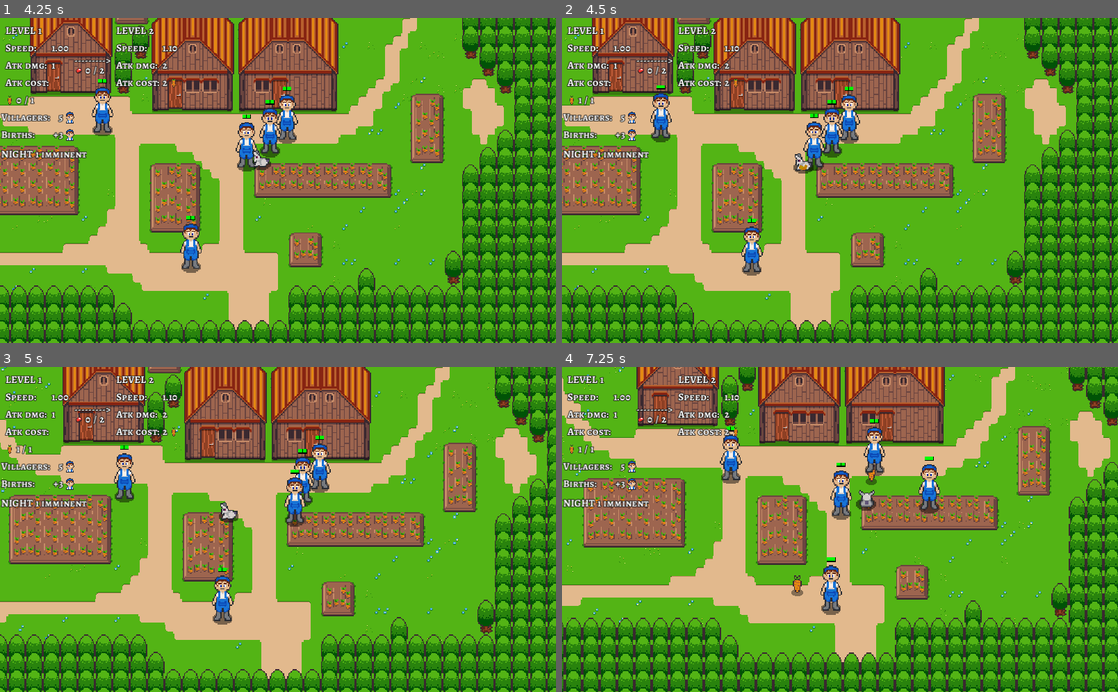
Above: before the commit, frames 1-4 (two rows, left to right).
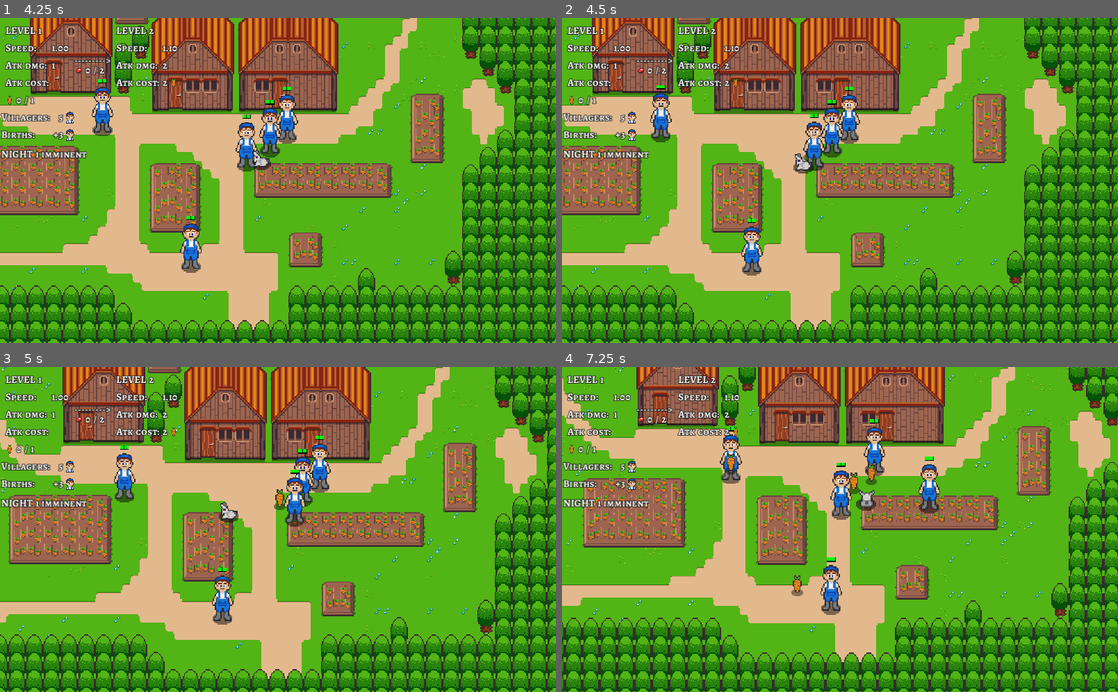
Above: after the commit, the same moments.

Repository: axerosh/rabbit-rampage
Game: Godot game, scene res://level2.tscn
The game is run twice, just before and just after one commit, with the same random seed, the same clock (stepped at 60 frames per second) and the same inputs.
Inputs:
- Up to frame 1 (4.25 s): tap Enter at 0.5 s; hold D (move_right) 0.53-1.28 s; tap Space (attack) every 0.75 s from 0.6 to 3.6 s; hold S (move_down) 1.28-2.03 s; hold D (move_right) 2.03-2.78 s; hold W (move_up) 2.78-3.53 s; hold A (move_left) from 3.53 s (still down)
- Up to frame 2 (4.5 s): keep holding A (move_left); tap Space (attack) at 4.35 s
- Up to frame 3 (5 s): keep holding A (move_left)
- Up to frame 4 (7.25 s): release A (move_left) at 5.03 s; hold S (move_down) 5.03-5.78 s; tap Space (attack) at 5.1, 5.85, 6.6 s; hold D (move_right) 5.78-6.53 s; hold W (move_up) from 6.53 s (still down)

Frame 1 is identical in both runs. In frame 2, 0.1% of the frame differs, in the area x 2-46%, y 23-47%; in frame 3, 0.2%; in frame 4, 0.3%, in the area x 2-56%, y 23-40%.

Commit message:
Fix collectibles spawning correctly

Diff:
--- a/collectables/collectable.tscn
+++ b/collectables/collectable.tscn
@@ -7,6 +7,8 @@
 
 [node name="Collectable" type="Area2D"]
 scale = Vector2( 2, 2 )
+z_index = 1
+z_as_relative = false
 
 [node name="CollisionShape2D" type="CollisionShape2D" parent="."]
 scale = Vector2( 0.5, 0.5 )
--- a/humans/farmer.gd
+++ b/humans/farmer.gd
@@ -105,10 +105,10 @@
 
 func drop_carrot() -> void:
 	var carrot: Carrot = carrot_scene.instance();
-	get_tree().current_scene.add_child(carrot);
+	$"/root/Game/Ground".add_child(carrot);
 	carrot.global_position = self.global_position;
 
 func drop_flesh() -> void:
 	var flesh: Flesh = flesh_scene.instance();
-	get_tree().current_scene.add_child(flesh);
+	$"/root/Game/Ground".add_child(flesh);
 	flesh.global_position = self.global_position;
--- a/rabbit/Rabbit.tscn
+++ b/rabbit/Rabbit.tscn
@@ -28,7 +28,7 @@
 "times": PoolRealArray( 0, 1, 4.5, 5.5, 6.5, 9.5 ),
 "transitions": PoolRealArray( 1, 1, 1, 1, 1, 1 ),
 "update": 0,
-"values": [ Color( 0.454902, 0.333333, 0.054902, 0.313726 ), Color( 0.533333, 0.270588, 0.0117647, 0 ), Color( 0.32549, 0.156863, 0.65098, 0 ), Color( 0.184314, 0.0901961, 0.368627, 0.85098 ), Color( 0.0705882, 0.0588235, 0.0784314, 0.941176 ), Color( 0.0705882, 0.0588235, 0.0784314, 0.941176 ) ]
+"values": [ Color( 0.454902, 0.333333, 0.054902, 0.313726 ), Color( 0.533333, 0.270588, 0.0117647, 0 ), Color( 0.32549, 0.156863, 0.65098, 0 ), Color( 0.184314, 0.0901961, 0.368627, 0.85098 ), Color( 0.0313726, 0.027451, 0.0352941, 0.980392 ), Color( 0.0313726, 0.027451, 0.0352941, 0.980392 ) ]
 }
 tracks/1/type = "method"
 tracks/1/path = NodePath(".")
@@ -49,6 +49,7 @@
 }
 
 [sub_resource type="CircleShape2D" id=3]
+radius = 7.51665
 
 [sub_resource type="CapsuleShape2D" id=4]
 radius = 6.0
@@ -88,10 +89,10 @@
 tracks/0/imported = false
 tracks/0/enabled = true
 tracks/0/keys = {
-"times": PoolRealArray( 0, 1 ),
+"times": PoolRealArray( 0, 0.5 ),
 "transitions": PoolRealArray( 1, 1 ),
 "update": 0,
-"values": [ Color( 1, 1, 1, 1 ), Color( 0.117647, 0.054902, 0.168627, 1 ) ]
+"values": [ Color( 1, 1, 1, 1 ), Color( 0.227451, 0.0588235, 0.239216, 1 ) ]
 }
 
 [sub_resource type="Animation" id=10]
@@ -103,10 +104,10 @@
 tracks/0/imported = false
 tracks/0/enabled = true
 tracks/0/keys = {
-"times": PoolRealArray( 0, 1 ),
+"times": PoolRealArray( 0, 0.5 ),
 "transitions": PoolRealArray( 1, 1 ),
 "update": 0,
-"values": [ Color( 0.117647, 0.054902, 0.168627, 1 ), Color( 1, 1, 1, 1 ) ]
+"values": [ Color( 0.227451, 0.0588235, 0.239216, 1 ), Color( 1, 1, 1, 1 ) ]
 }
 
 [node name="Rabbit" type="KinematicBody2D"]
